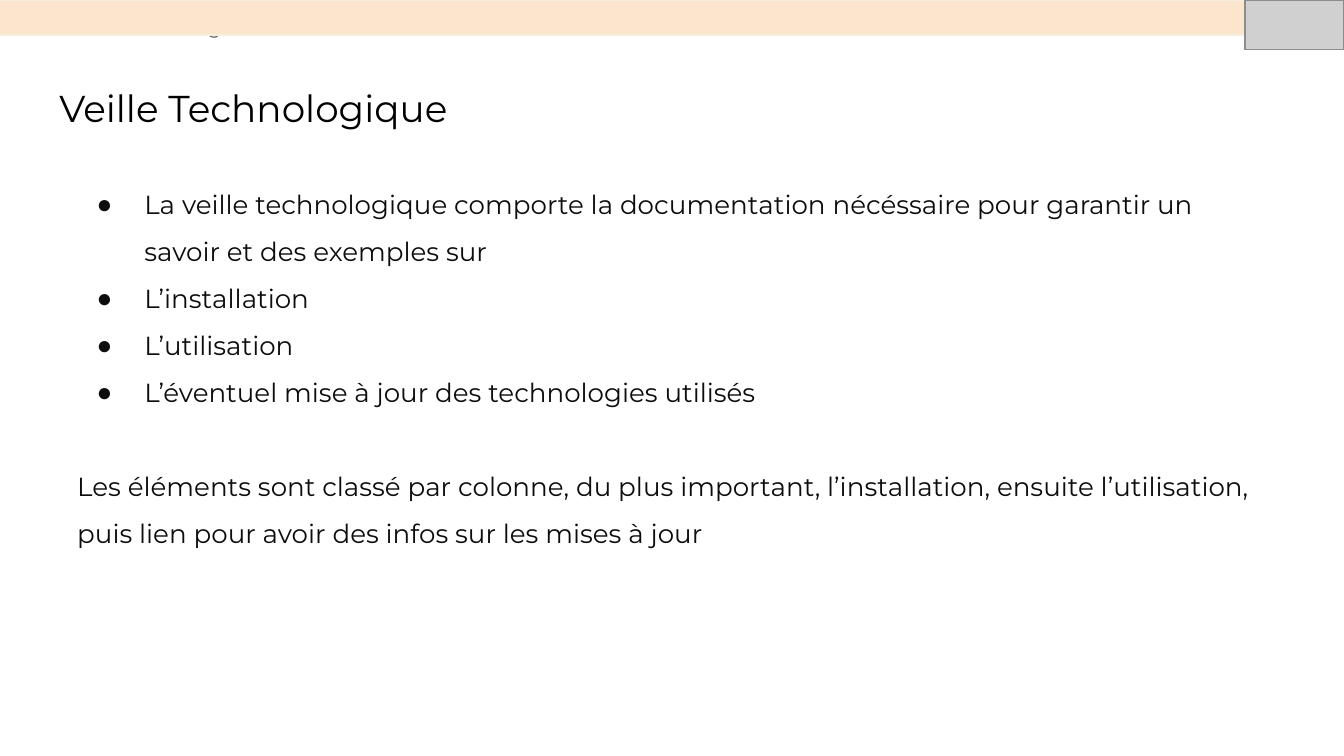
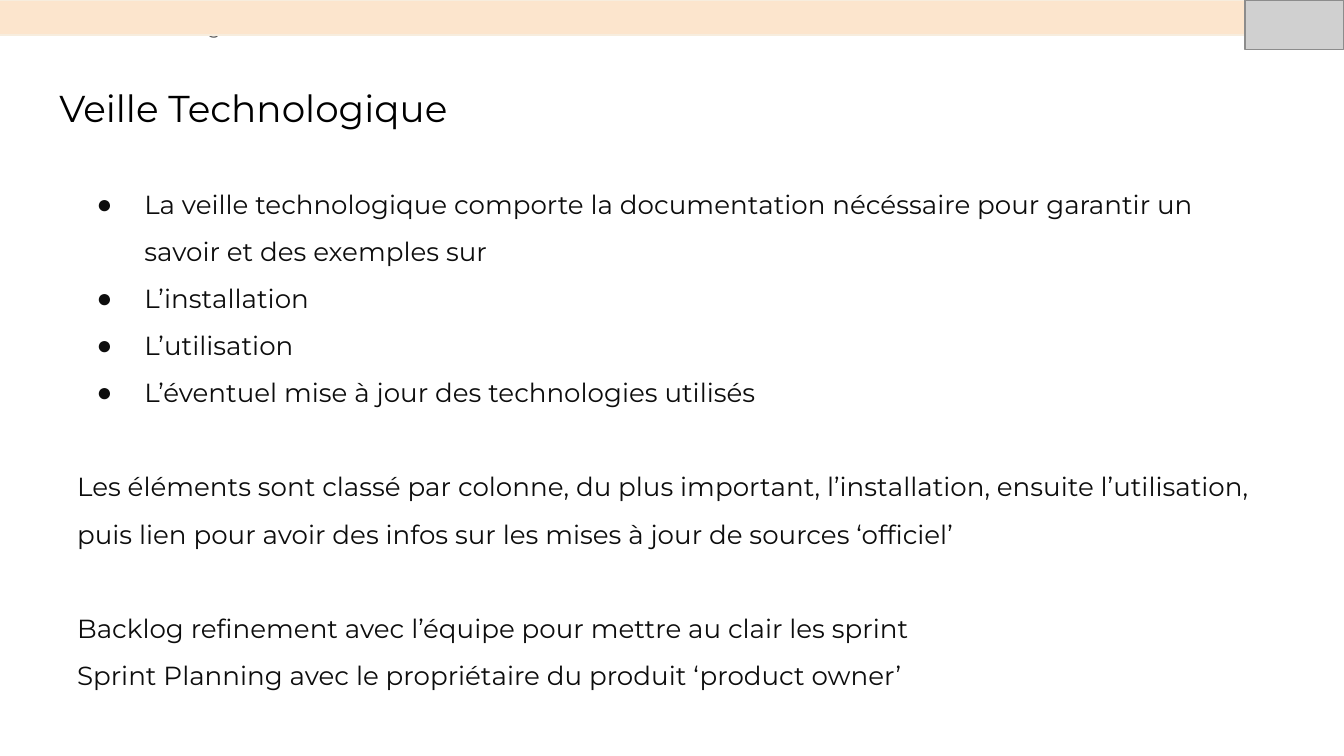
Before and after one commit to DennAmo/11, a slide deck: slide 12 of Aubry_Dennis_4_présentation.pptx. Drawn at 1344x756 pixels with LibreOffice and Linux fonts; fonts in the diff are those of the drawing; grey boxes stand for pictures. Boxes give left, top, right and bottom in pixels: in the first picture for what was removed or moved away, otherwise in the second. Text is boxed around its words. In the diff, an @@ line names an element or a change of style, - is before the commit and + after.

```diff
--- a/Aubry_Dennis_4_présentation.pptx
+++ b/Aubry_Dennis_4_présentation.pptx
@@ text at bbox=[77, 476, 1248, 691]: text changed @@
-Les éléments sont classé par colonne, du plus important, l’installation, ensuite l’utilisation, puis lien pour avoir des infos sur les mises à jour
+Les éléments sont classé par colonne, du plus important, l’installation, ensuite l’utilisation, puis lien pour avoir des infos sur les mises à jour de sources ‘officiel’
+Backlog refinement avec l’équipe pour mettre au clair les sprint
+Sprint Planning avec le propriétaire du produit ‘product owner’
```
Also in this commit, not shown: 4 other slides changed.
